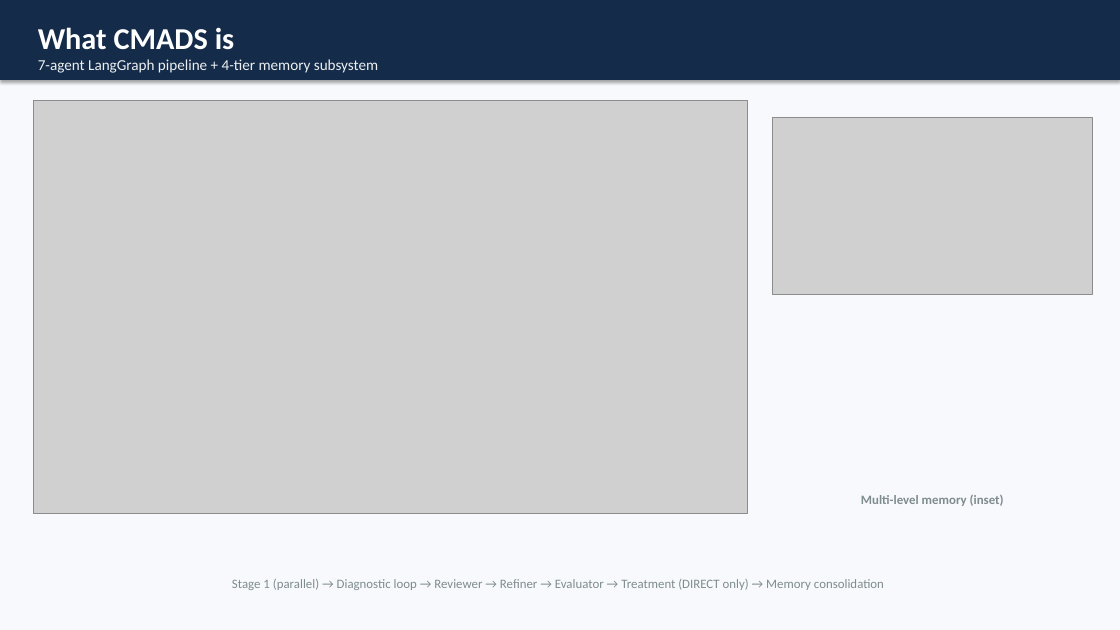
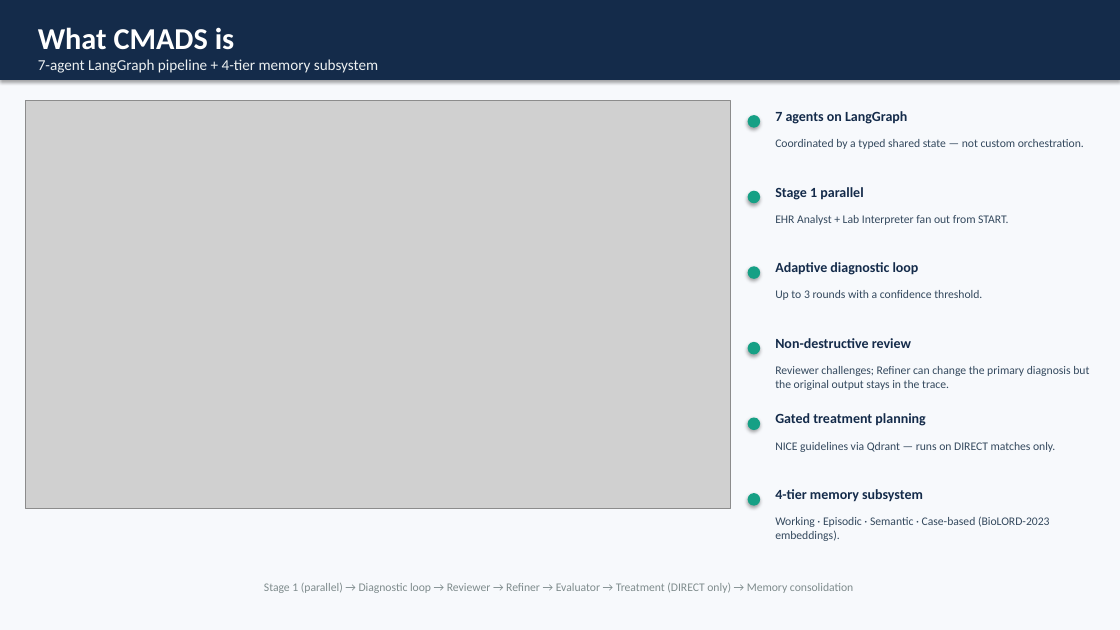
Before and after one commit to abdamin004/CMADS, a slide deck: slide 2 of docs/results_presentation/CMADS_Results_Presentation.pptx. Drawn at 1120x630 pixels with LibreOffice and Linux fonts; fonts in the diff are those of the drawing; grey boxes stand for pictures. Boxes give left, top, right and bottom in pixels: in the first picture for what was removed or moved away, otherwise in the second. Text is boxed around its words. In the diff, an @@ line names an element or a change of style, - is before the commit and + after.

```diff
--- a/docs/results_presentation/CMADS_Results_Presentation.pptx
+++ b/docs/results_presentation/CMADS_Results_Presentation.pptx
@@ picture: place and size @@
-picture at <box>34,101,748,513</box>
+picture at <box>25,101,731,508</box>
@@ ellipse added at <box>748,115,760,128</box>, fill #16A085 @@
@@ picture removed at <box>773,118,1092,295</box> @@
@@ text added at <box>775,111,907,124</box>, 12 pt, text #142B4A, bold @@
+7 agents on LangGraph
@@ text added at <box>775,139,1084,149</box>, 10 pt, text #34495E @@
+Coordinated by a typed shared state — not custom orchestration.
@@ ellipse added at <box>748,191,760,203</box>, fill #16A085 @@
@@ text added at <box>775,187,863,200</box>, 12 pt, text #142B4A, bold @@
+Stage 1 parallel
@@ text added at <box>775,215,1008,225</box>, 10 pt, text #34495E @@
+EHR Analyst + Lab Interpreter fan out from START.
@@ ellipse added at <box>748,266,760,279</box>, fill #16A085 @@
@@ text added at <box>775,262,919,275</box>, 12 pt, text #142B4A, bold @@
+Adaptive diagnostic loop
@@ text added at <box>775,290,982,300</box>, 10 pt, text #34495E @@
+Up to 3 rounds with a confidence threshold.
@@ ellipse added at <box>748,342,760,355</box>, fill #16A085 @@
@@ text added at <box>775,338,911,348</box>, 12 pt, text #142B4A, bold @@
+Non-destructive review
@@ text added at <box>775,366,1089,390</box>, 10 pt, text #34495E @@
+Reviewer challenges; Refiner can change the primary diagnosis but the original output stays in the trace.
@@ ellipse added at <box>748,418,760,430</box>, fill #16A085 @@
@@ text added at <box>775,413,925,426</box>, 12 pt, text #142B4A, bold @@
+Gated treatment planning
@@ text added at <box>775,442,1055,452</box>, 10 pt, text #34495E @@
+NICE guidelines via Qdrant — runs on DIRECT matches only.
@@ ellipse added at <box>748,493,760,506</box>, fill #16A085 @@
@@ text at <box>775,489,923,502</box>: text changed; size 11 to 12 pt; text colour #7F8C8D to #142B4A @@
-Multi-level memory (inset)
+4-tier memory subsystem
@@ text added at <box>775,516,1050,541</box>, 10 pt, text #34495E @@
+Working · Episodic · Semantic · Case-based (BioLORD-2023 embeddings).
@@ text "Stage 1 (parallel) → Diagnostic ..." at <box>264,583,853,593</box>: size 11 to 10 pt @@
```
Also in this commit, not shown: 2 slides added, 5 slides removed, 7 other files.
